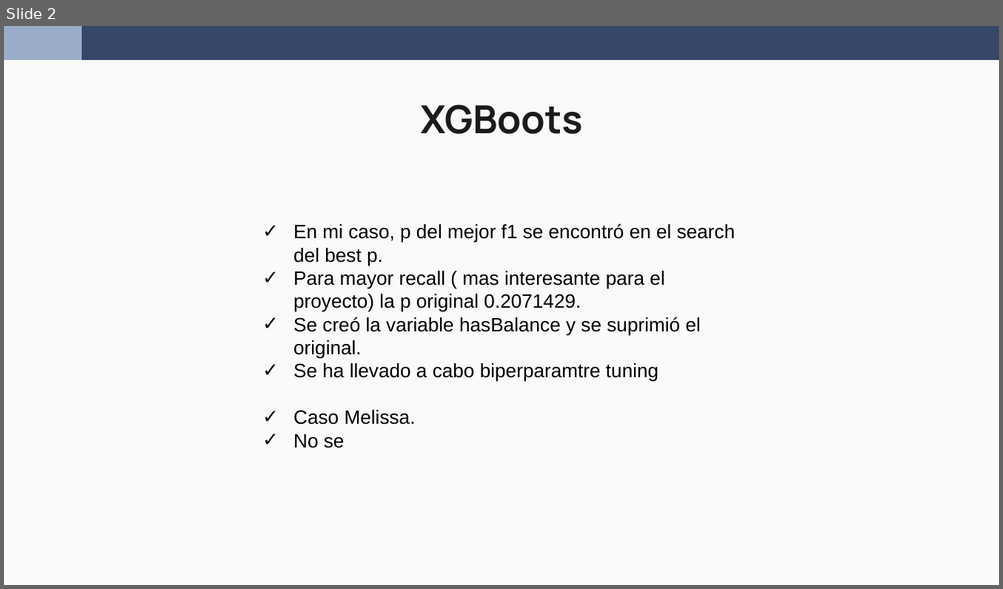
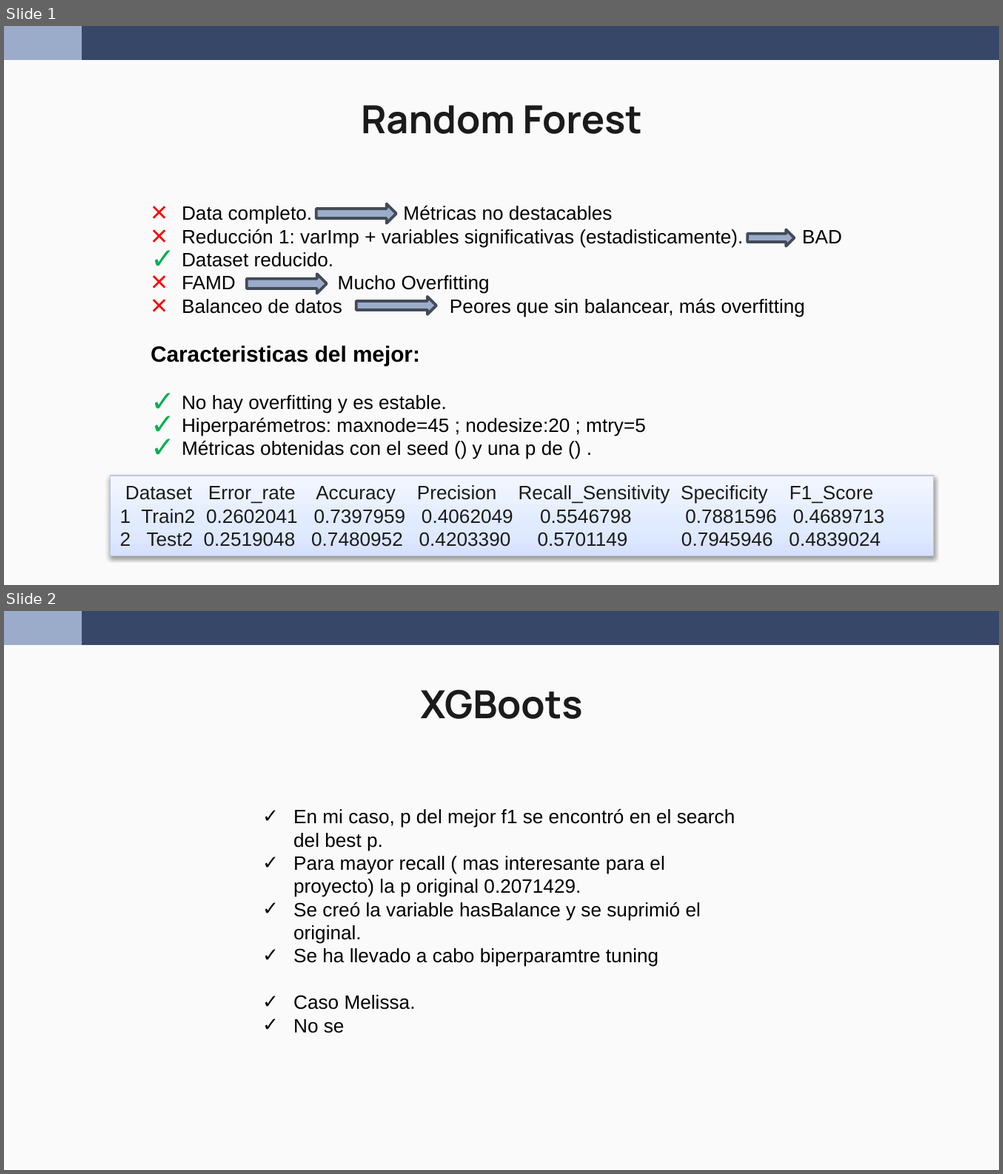
Before and after one commit to wen2111/Mineria, a slide deck: Entrega_2/00.REPORTE/IDEAS_REDACADO_WEN.pptx. Shown one above the other, each under a label of ours: slide 2 before the commit, slides 1 and 2 after it. The pictures are 1003x589 and 1003x1174 pixels, drawn with LibreOffice and Linux fonts; fonts in the diff are those of the drawing. Boxes give left, top, right and bottom in pixels: in the first picture for what was removed or moved away, otherwise in the second. Text is boxed around its words. In the diff, an @@ line names an element or a change of style, - is before the commit and + after.

```diff
--- a/Entrega_2/00.REPORTE/IDEAS_REDACADO_WEN.pptx
+++ b/Entrega_2/00.REPORTE/IDEAS_REDACADO_WEN.pptx
@@ slide 1 added at (x1=4, y1=26, x2=999, y2=585), background #FAFAFA; not listed: 2 template elements that a slide beside it also shows @@
@@ title added at (x1=361, y1=105, x2=642, y2=134), 28 pt, text #1B1B1B, bold @@
+Random Forest
@@ text added at (x1=151, y1=205, x2=805, y2=460), 14 pt, text #000000 @@
+      × Data completo. Métricas no destacables
+      × Reducción 1: varImp + variables significativas (estadisticamente). BAD
+✓ Dataset reducido.
+      × FAMD Mucho Overfitting
+      × Balanceo de datos Peores que sin balancear, más overfitting
+Caracteristicas del mejor:
+✓ No hay overfitting y es estable.
+✓ Hiperparémetros: maxnode=45 ; nodesize:20 ; mtry=5
+✓ Métricas obtenidas con el seed () y una p de () .
@@ right arrow added at (x1=316, y1=204, x2=396, y2=224), fill #9BACCA, outline #444B59 2 pt @@
@@ right arrow added at (x1=747, y1=230, x2=794, y2=247), fill #9BACCA, outline #444B59 2 pt @@
@@ right arrow added at (x1=247, y1=274, x2=326, y2=294), fill #9BACCA, outline #444B59 2 pt @@
@@ right arrow added at (x1=356, y1=297, x2=435, y2=315), fill #9BACCA, outline #444B59 2 pt @@
@@ rectangle added at (x1=111, y1=475, x2=933, y2=556), fill gradient #D7E3FF to #E2EAFF to #F3F7FF, outline #BDC8E1 0.75 pt, 14 pt, text #1B1B1B @@
+Dataset Error_rate Accuracy Precision Recall_Sensitivity Specificity F1_Score
+1 Train2 0.2602041 0.7397959 0.4062049 0.5546798 0.7881596 0.4689713
+2 Test2 0.2519048 0.7480952 0.4203390 0.5701149 0.7945946 0.4839024
```
Also in this commit, not shown: 1 slide changed, 1 slide removed.
